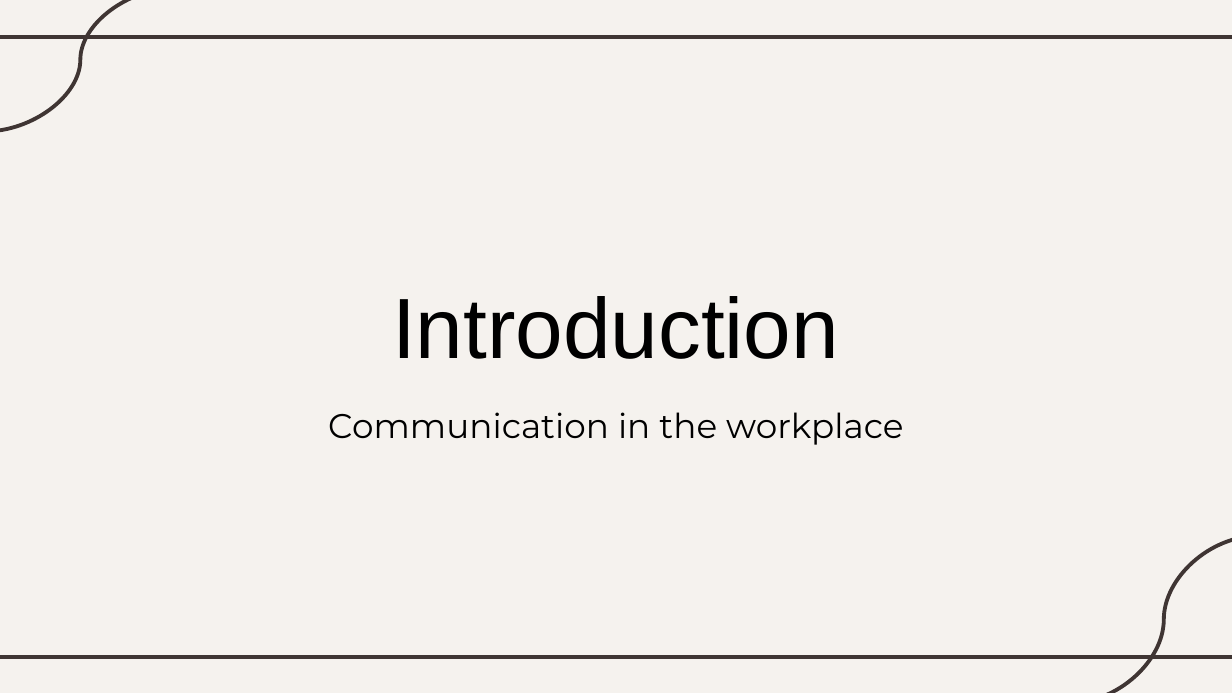
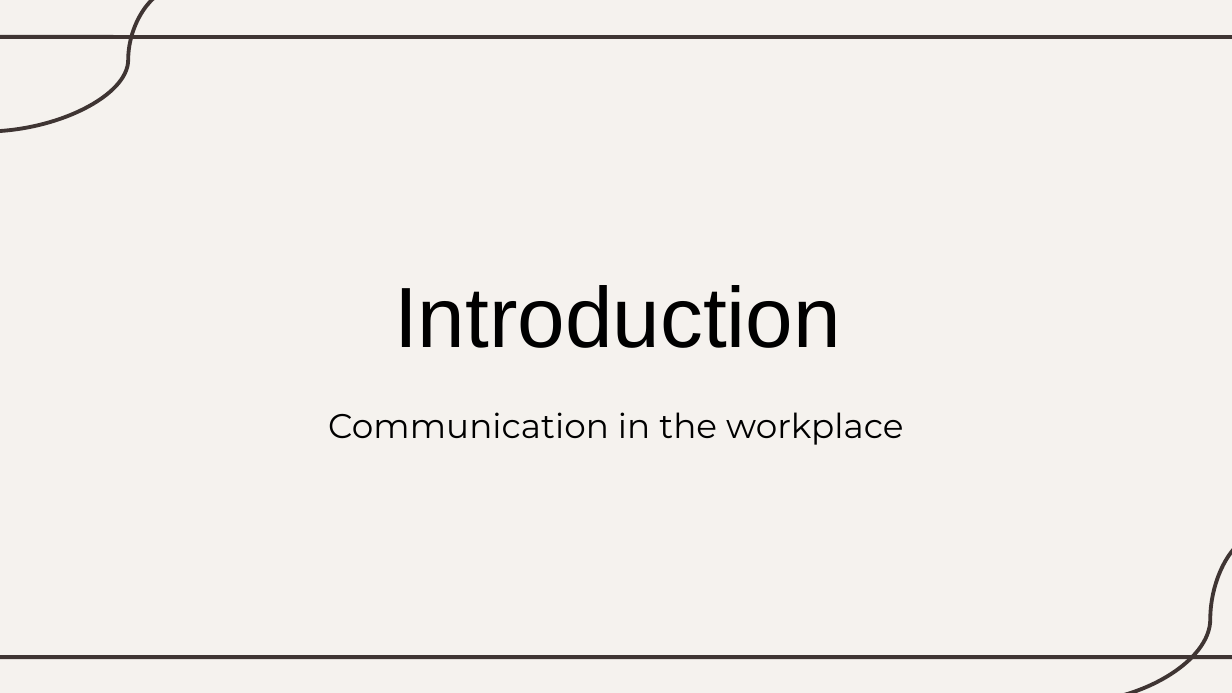
Before and after one commit to mononokai/3rd-semester, a slide deck: slide 2 of workplace-communication/Lecture 1.pptx. Drawn at 1232x693 pixels with LibreOffice and Linux fonts; fonts in the diff are those of the drawing. Boxes give left, top, right and bottom in pixels: in the first picture for what was removed or moved away, otherwise in the second. Text is boxed around its words. In the diff, an @@ line names an element or a change of style, - is before the commit and + after.

```diff
--- a/workplace-communication/Lecture 1.pptx
+++ b/workplace-communication/Lecture 1.pptx
@@ curved line (176, 0) - (0, 132): route changed @@
@@ title "Introduction": place and size @@
-title "Introduction" at [392,296,839,359]
+title "Introduction" at [394,285,841,348]
@@ curved line (1232, 536) - (1071, 693): route changed @@
```
Also in this commit, not shown: 28 other slides changed, 1 other file.
